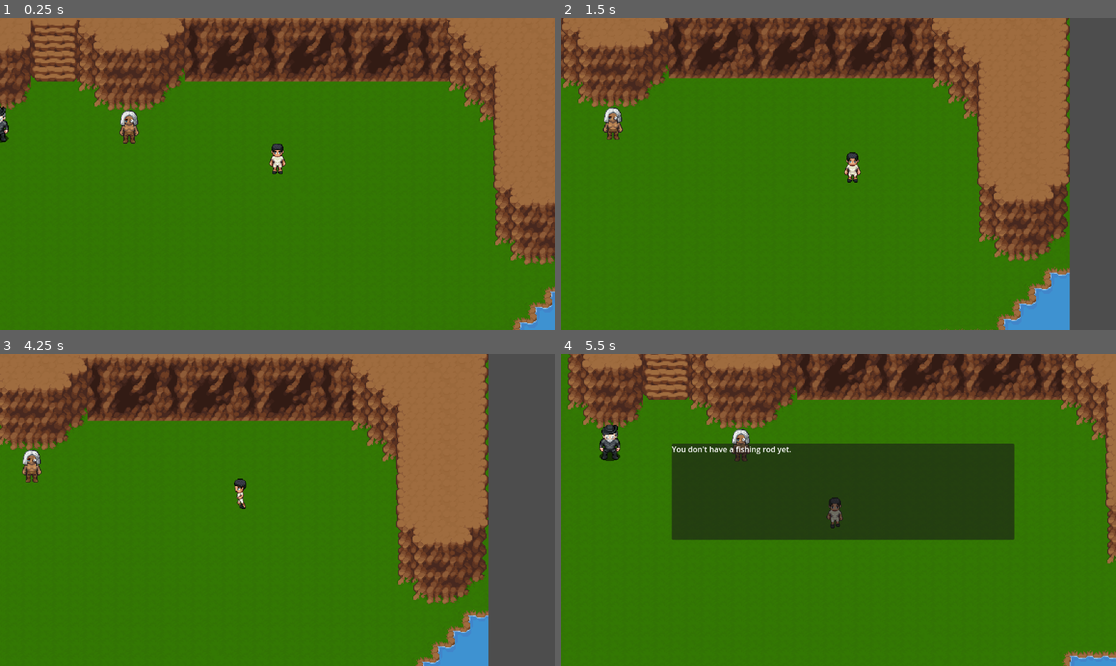
Above: before the commit, frames 1-4 (two rows, left to right).
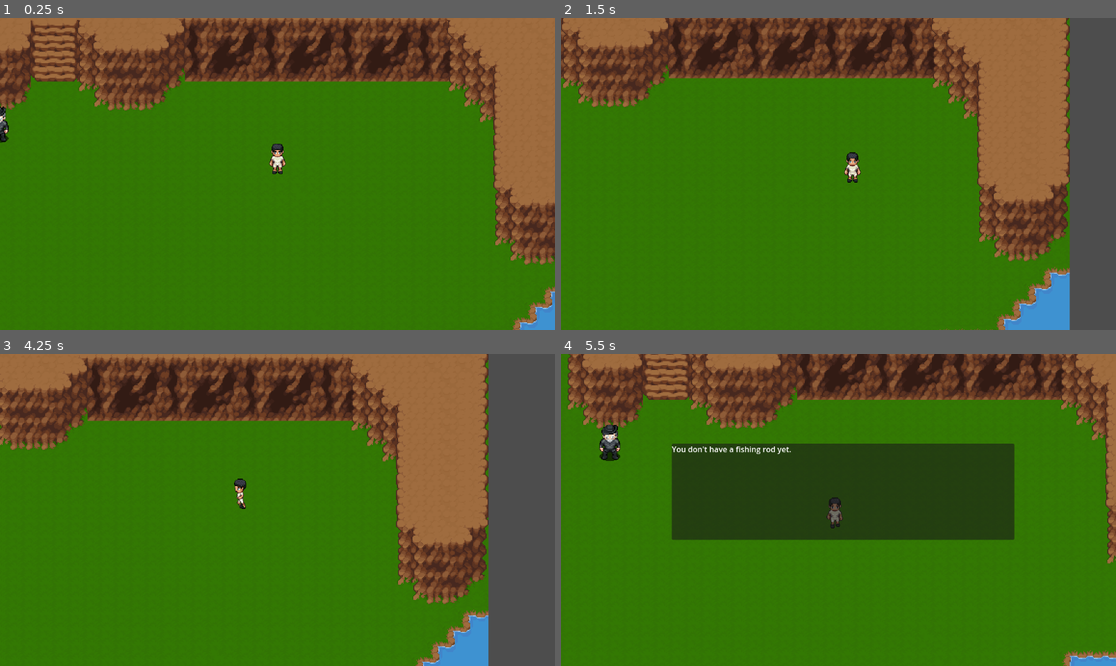
Above: after the commit, the same moments.

Repository: Shuaaas/AquaQuest
Game: Godot game, scene res://Scene/Regions/main.tscn
The game is run twice, just before and just after one commit, with the same random seed, the same clock (stepped at 60 frames per second) and the same inputs.
Inputs:
- Up to frame 1 (0.25 s): no input
- Up to frame 2 (1.5 s): hold D (move_right) 0.53-1.28 s; hold E (interact) 0.53-1.28 s; hold S (move_down) from 1.28 s (still down); tap Shift (run) at 1.35 s
- Up to frame 3 (4.25 s): release S (move_down) at 2.03 s; hold D (move_right) 2.03-2.78 s; hold R (toggle_rod) 2.03-2.78 s; hold W (move_up) 2.78-3.53 s; tap E (interact) at 2.85 s; hold A (move_left) from 3.53 s (still down); hold Shift (run) from 3.53 s (still down)
- Up to frame 4 (5.5 s): release Shift (run) at 4.28 s; tap R (toggle_rod) at 4.35 s; release A (move_left) at 5.03 s; hold S (move_down) from 5.03 s (still down); hold E (interact) from 5.03 s (still down)

The runs differ from the first frame. In frame 1, 0.3% of the frame differs, in the area x 21-26%, y 29-41%; in frame 2, 0.3%; in frame 3, 0.3%; in frame 4, 0.2%.

Commit message:
GAMEPLAY LOOP COMPLETED

Diff:
--- a/Autoload/ExamManager.gd
+++ b/Autoload/ExamManager.gd
@@ -21,8 +21,11 @@
 ## FLOW:
 ##   NPCManager's "start_exam" action -> EventBus.exam_started (unchanged
 ##       signal, now actually consumed)
-##     -> checks attempt limit (if the exam defines one) and an active-
-##        exam guard, denies with exam_denied if either fails
+##     -> checks a required prerequisite quest is fully COMPLETED (not
+##        just active - an exam tests knowledge after the learning is
+##        done, unlike FishingSpot/RegionExit which gate on "active"),
+##        checks attempt limit (if the exam defines one), and an active-
+##        exam guard - denies with exam_denied if any fail
 ##     -> GameManager.set_paused(true) (same pattern as fishing)
 ##     -> draws `question_count` DISTINCT random questions at the current
 ##        DDA tier (no repeats within one attempt - tracked here, not in
@@ -104,6 +107,12 @@
 		return
 
 	var def: Dictionary = _exam_definitions[exam_id]
+
+	var required_quest_id: String = def.get("required_quest_id", "")
+	if required_quest_id != "" and QuestManager.get_quest_state(required_quest_id) != "completed":
+		EventBus.exam_denied.emit(exam_id, "quest_not_completed")
+		return
+
 	var max_attempts: int = def.get("max_attempts", 0)
 	if max_attempts > 0 and _exam_history.get(exam_id, []).size() >= max_attempts:
 		EventBus.exam_denied.emit(exam_id, "max_attempts_reached")
@@ -201,8 +210,6 @@
 	if passed and next_region_id != "":
 		RegionManager.unlock_region(next_region_id)
 
-	print("Region 2 unlocked: ", RegionManager.is_region_unlocked("region_2"))
-	print("Attempts so far: ", ExamManager.get_attempt_count(exam_id))
 	# exam_completed's signature is UNCHANGED from before this phase - this
 	# is what silently satisfies QuestObjectiveManager's "pass_exam"
 	# objective type, which has been listening since Phase 7.
--- a/Data/JSON/Exams/region1_exam.json
+++ b/Data/JSON/Exams/region1_exam.json
@@ -1,6 +1,7 @@
 {
   "exam_id": "region1_exam",
   "region_id": "region_1",
+  "required_quest_id": "learn_post_harvest_basics",
   "lesson_id": "post_harvest_basics",
   "question_pool": [],
   "question_count": 2,
--- a/Scene/Door/region_exit.tscn
+++ b/Scene/Door/region_exit.tscn
@@ -10,7 +10,7 @@
 collision_mask = 2
 script = ExtResource("1_0elki")
 destination_region_id = "region_2"
-destination_spawn_id = "center"
+destination_spawn_id = "west_entrance"
 
 [node name="CollisionShape2D" type="CollisionShape2D" parent="."]
 shape = SubResource("CircleShape2D_yb82k")
--- a/Scene/Regions/region_1.tscn
+++ b/Scene/Regions/region_1.tscn
@@ -4340,11 +4340,11 @@
 tile_set = SubResource("TileSet_tsaxl")
 
 [node name="FishingSpot" parent="." instance=ExtResource("11_vaj6m")]
-position = Vector2(-555, 154)
+position = Vector2(-626, 157.00003)
 rotation = 1.9325513
 
 [node name="NPC_teacher" parent="." instance=ExtResource("11_e4far")]
-position = Vector2(-154, -31)
+position = Vector2(-455, 148)
 
 [node name="Npc_examiner_santaigo" parent="." instance=ExtResource("13_pjbp3")]
 position = Vector2(-290, -33)
@@ -4352,4 +4352,4 @@
 [node name="player" parent="." instance=ExtResource("12_e4far")]
 
 [node name="RegionExit" parent="." instance=ExtResource("14_j7klp")]
-position = Vector2(-231, -146)
+position = Vector2(-232, -98)
--- a/Scene/Regions/region_2.tscn
+++ b/Scene/Regions/region_2.tscn
@@ -1577,6 +1577,7 @@
 [node name="player" parent="." instance=ExtResource("7_8wk22")]
 
 [node name="Marker2D" type="Marker2D" parent="."]
-position = Vector2(57, 220)
+position = Vector2(54, 143)
+gizmo_extents = 0.0
 script = ExtResource("8_s4q1m")
-spawn_id = "center"
+spawn_id = "west_entrance"
--- a/Scripts/UI/ExamUI.gd
+++ b/Scripts/UI/ExamUI.gd
@@ -97,7 +97,9 @@
 
 func _on_exam_denied(_exam_id: String, reason: String) -> void:
 	var message := "Can't start the exam right now."
-	if reason == "max_attempts_reached":
+	if reason == "quest_not_completed":
+		message = "Finish the related quest before taking this exam."
+	elif reason == "max_attempts_reached":
 		message = "You've used all your attempts for this exam."
 	elif reason == "no_questions_available":
 		message = "No exam questions are available yet."
